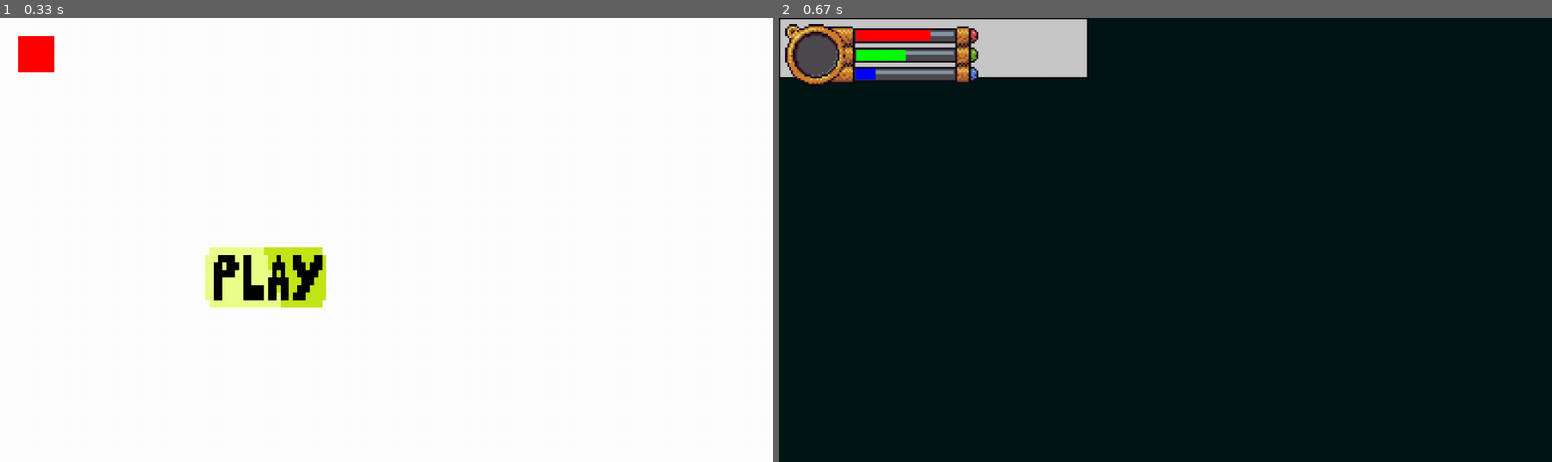
Above: before the commit, frames 1-2 (left to right).
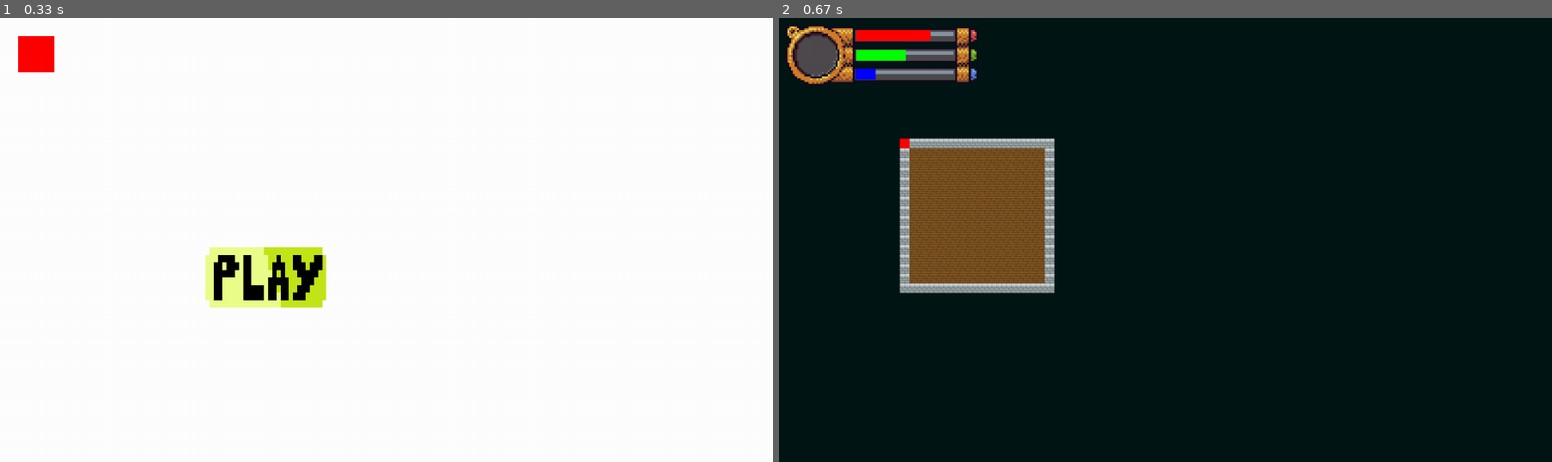
Above: after the commit, the same moments.

Repository: Norvan26/Pygame-dungeon-crawler
Game: pygame game, started from main.py
The game is run twice, just before and just after one commit, with the same random seed, the same clock (stepped at 60 frames per second) and the same inputs.
Inputs (mouse positions are in pixels of both pictures, inside the frame that each line leads up to):
- Up to frame 1 (0.33 s): no input
- Up to frame 2 (0.67 s): click (1041, 275) at 0.38 s

Frame 1 is identical in both runs. In frame 2, 9.8% of the frame differs, in the area x 0-40%, y 0-63%.

Commit message:
Add in tile system which blits the tiles onto a surface so the for loop has to be executed only once

Diff:
--- /dev/null
+++ b/components/linking.py
@@ -0,0 +1,51 @@
+import pygame
+
+class Doorway:
+    def __init__(self, room1, room2, color=(200, 200, 100), width=16):
+        """
+        Initializes a doorway between two rooms.
+
+        Args:
+            room1, room2: Room objects with x, y, width, height attributes.
+            color: RGB tuple for the doorway color.
+            width: The width of the doorway rectangle.
+        """
+        self.room1 = room1
+        self.room2 = room2
+        self.color = color
+        self.width = width
+
+        # Calculate doorway position and orientation
+        x1 = room1.x + room1.width // 2
+        y1 = room1.y + room1.height // 2
+        x2 = room2.x + room2.width // 2
+        y2 = room2.y + room2.height // 2
+
+        if x1 == x2:
+            # Vertical passage
+            self.rect = pygame.Rect(
+                x1 - width // 2,
+                min(y1, y2),
+                width,
+                abs(y2 - y1)
+            )
+            self.is_rect = True
+        elif y1 == y2:
+            # Horizontal passage
+            self.rect = pygame.Rect(
+                min(x1, x2),
+                y1 - width // 2,
+                abs(x2 - x1),
+                width
+            )
+            self.is_rect = True
+        else:
+            # Diagonal or non-adjacent, use a line
+            self.line = ((x1, y1), (x2, y2))
+            self.is_rect = False
+
+    def draw(self, screen):
+        if self.is_rect:
+            pygame.draw.rect(screen, self.color, self.rect)
+        else:
+            pygame.draw.line(screen, self.color, self.line[0], self.line[1], self.width)
--- a/components/room.py
+++ b/components/room.py
@@ -1,30 +1,40 @@
 import pygame
+from data.layout import roomLayout
 
 class Room:
-    def __init__(self, x, y, width, height, color=(200, 200, 200), border_color=(0, 0, 0), border_width=2):
-        """
-        Initialize a Room object.
+    def __init__(self, display, tile_map, x, y, size):
+        self.display = display
+        self.tile_map = tile_map
+        self.size = size
+        self.x = x
+        self.y = y
+        self.height = 0
+        self.width = -32 #offset to fix first tile placement beacuse fuck ass thing kept skipping drawing the first tile
+        self.TILE_SIZE = 16
+        self.width = len(tile_map[0]) * self.TILE_SIZE
+        self.floor = pygame.image.load("assets/floor.png").convert_alpha()
+        self.wall = pygame.image.load("assets/wall.png").convert_alpha()
+        self.foundation = pygame.Surface((self.size*self.TILE_SIZE, self.size*self.TILE_SIZE), pygame.SRCALPHA)
+        self.foundation.fill((255, 0, 0))
+        self.i = 0
 
-        Args:
-            x (int): The x-coordinate of the top-left corner.
-            y (int): The y-coordinate of the top-left corner.
-            width (int): The width of the room.
-            height (int): The height of the room.
-            color (tuple): The fill color of the room (R, G, B).
-            border_color (tuple): The border color of the room (R, G, B).
-            border_width (int): The width of the border.
-        """
-        self.rect = pygame.Rect(x, y, width, height)
-        self.color = color
-        self.border_color = border_color
-        self.border_width = border_width
+        for i in roomLayout:
+            for j in i:
+                print(self.width-16)
+                print(j)
+                if j == 'W':
+                    self.foundation.blit(self.wall, (self.width, self.height))
 
-    def draw(self, surface):
-        """
-        Draw the room on the given surface.
+                else:
+                    self.foundation.blit(self.floor, (self.width, self.height))
 
-        Args:
-            surface (pygame.Surface): The surface to draw the room on.
-        """
-        pygame.draw.rect(surface, (200, 200, 200), self.rect)
-        pygame.draw.rect(surface, self.border_color, self.rect, self.border_width)
+                self.width += self.TILE_SIZE
+                self.i += 1
+                print(self.width, self.height)
+            self.width = 0
+            self.height += self.TILE_SIZE
+
+
+
+    def run(self):
+        self.display.blit(self.foundation, (self.x, self.y))
--- /dev/null
+++ b/data/layout.py
@@ -0,0 +1,18 @@
+roomLayout = [
+    ["W","W","W","W","W","W","W","W","W","W","W","W","W","W","W","W"],
+    ["W","F","F","F","F","F","F","F","F","F","F","F","F","F","F","W"],
+    ["W","F","F","F","F","F","F","F","F","F","F","F","F","F","F","W"],
+    ["W","F","F","F","F","F","F","F","F","F","F","F","F","F","F","W"],
+    ["W","F","F","F","F","F","F","F","F","F","F","F","F","F","F","W"],
+    ["W","F","F","F","F","F","F","F","F","F","F","F","F","F","F","W"],
+    ["W","F","F","F","F","F","F","F","F","F","F","F","F","F","F","W"],
+    ["W","F","F","F","F","F","F","F","F","F","F","F","F","F","F","W"],
+    ["W","F","F","F","F","F","F","F","F","F","F","F","F","F","F","W"],
+    ["W","F","F","F","F","F","F","F","F","F","F","F","F","F","F","W"],
+    ["W","F","F","F","F","F","F","F","F","F","F","F","F","F","F","W"],
+    ["W","F","F","F","F","F","F","F","F","F","F","F","F","F","F","W"],
+    ["W","F","F","F","F","F","F","F","F","F","F","F","F","F","F","W"],
+    ["W","F","F","F","F","F","F","F","F","F","F","F","F","F","F","W"],
+    ["W","F","F","F","F","F","F","F","F","F","F","F","F","F","F","W"],
+    ["W","W","W","W","W","W","W","W","W","W","W","W","W","W","W","W"]
+]
--- a/level.py
+++ b/level.py
@@ -5,6 +5,8 @@
 import math
 from components.playerGui import Gui
 from components.room import Room
+from components.linking import Doorway
+
 
 clock = pygame.time.Clock()
 
@@ -12,7 +14,9 @@
     def __init__(self, display):
         self.display = display
         self.gui = Gui(self.display)
-        self.room = Room(0, 0, 512, 100, self.display)
+        self.room1 = Room(self.display, 'dummy', 200, 200, 16)
+
+        #self.door = Doorway(self.room1, self.room2)
 
     def run(self):
         clock.tick(60)
@@ -20,5 +24,6 @@
         self.pos = pygame.mouse.get_pos()
         #-------------------------------------------------------------------------------------------------------------------
         keys = pygame.key.get_pressed()
-        self.room.draw(self.display)
+        self.room1.run()
+        #self.door.draw(self.display)
         self.gui.run()
Binary file added: assets/floor.png
Binary file added: assets/wall.png
